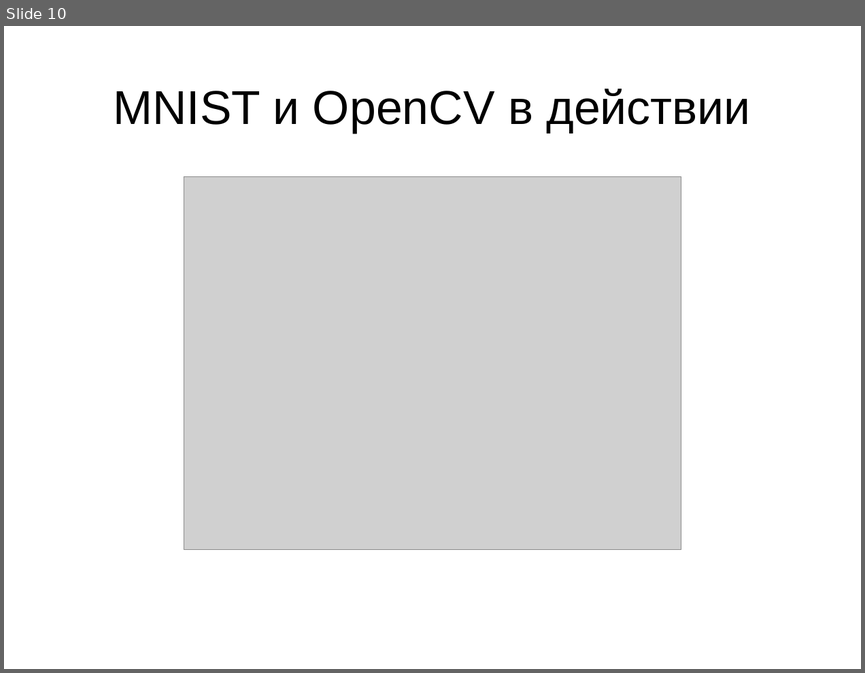
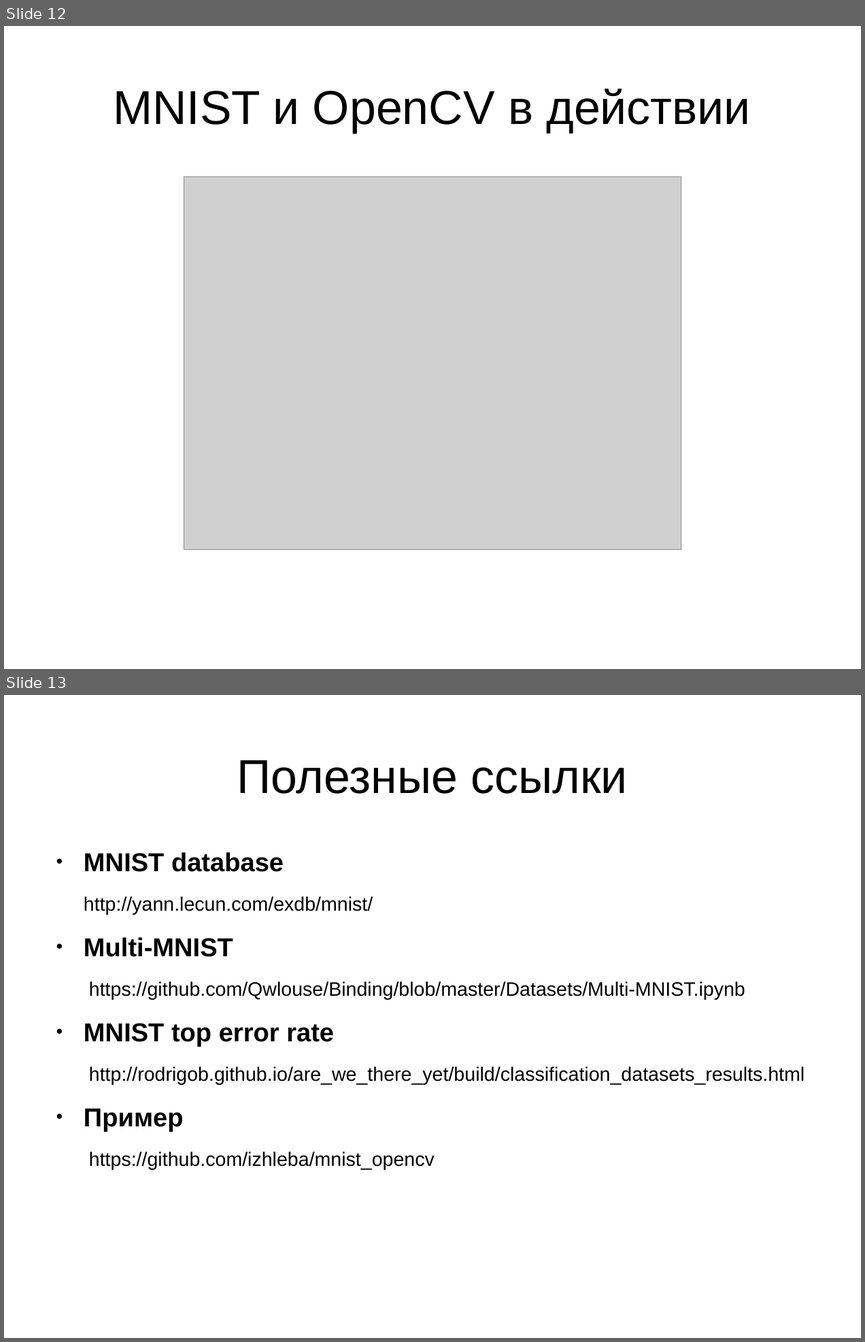
Before and after one commit to izhleba/mnist_opencv, a slide deck: mnist.odp. Shown one above the other, each under a label of ours: slide 10 before the commit, slides 12 and 13 after it. The pictures are 865x673 and 865x1342 pixels, drawn with LibreOffice and Linux fonts; fonts in the diff are those of the drawing; grey boxes stand for pictures. Boxes give left, top, right and bottom in pixels: in the first picture for what was removed or moved away, otherwise in the second. Text is boxed around its words. In the diff, an @@ line names an element or a change of style, - is before the commit and + after.

Commit message:
multi-MNIST

```diff
--- a/mnist.odp
+++ b/mnist.odp
@@ slide 13 added at [4, 695, 861, 1338], background #FFFFFF @@
@@ title added at [237, 760, 628, 794], 44 pt, text #000000 @@
+Полезные ссылки
@@ text added at [84, 852, 804, 1170], 18 pt, text #000000 @@
+● MNIST database
+http://yann.lecun.com/exdb/mnist/
+● Multi-MNIST
+https://github.com/Qwlouse/Binding/blob/master/Datasets/Multi-MNIST.ipynb
+● MNIST top error rate
+http://rodrigob.github.io/are_we_there_yet/build/classification_datasets_results.html
+● Пример
+https://github.com/izhleba/mnist_opencv
@@ what was slide 10 is now slide 12 @@
```
Also in this commit, not shown: 3 slides changed, 1 other slide added, 1 other file.
